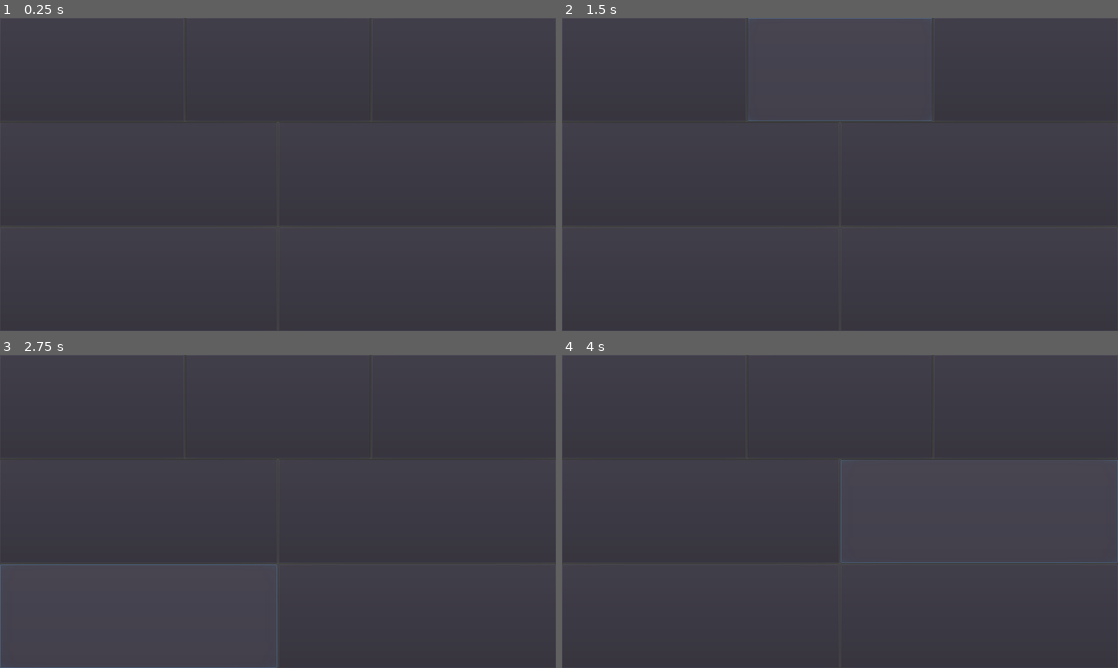
Above: before the commit, frames 1-4 (two rows, left to right).
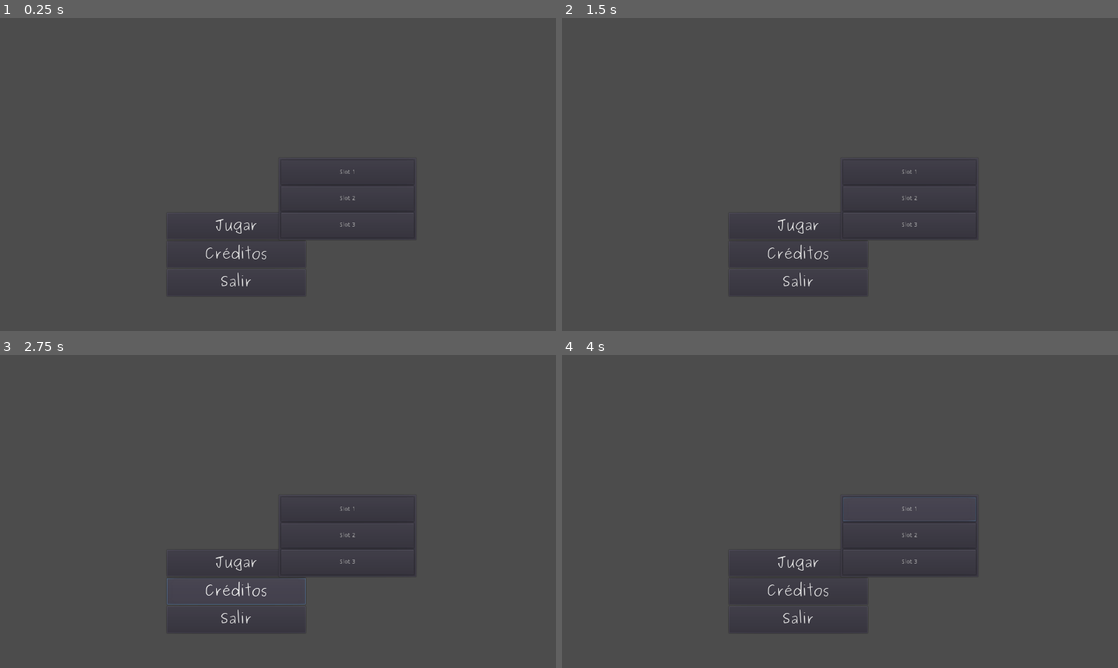
Above: after the commit, the same moments.

Repository: Glioce/Godot_examples
Game: Godot game, scene res://Scenes/MainMenu.tscn
Two runs of this game, one before a commit and one after it. Both use one fixed random seed, a clock stepped at 60 frames per second and the inputs below. Before the commit the project has no main scene; this scene is started directly in both runs. The engine's default icon, where the game draws it, is replaced by a stand-in: a white triangle on a blue panel in a dark square.
Inputs (mouse positions are in pixels of both pictures, inside the frame that each line leads up to):
- Up to frame 1 (0.25 s): no input
- Up to frame 2 (1.5 s): click (656, 68) at 0.52 s; click (840, 68) at 1.27 s
- Up to frame 3 (2.75 s): click (233, 589) at 2 s, where only the run after the commit has a clickable "Créditos"
- Up to frame 4 (4 s): click (1023, 405) at 2.77 s; click (906, 508) at 3.5 s, where only the run after the commit has a clickable "Slot 1"

The runs differ from the first frame. In frame 1, 0.6% of the frame differs, in the area x 2-98%, y 5-86%; in frame 2, 0.7%; in frame 3, 1.0%, in the area x 0-98%, y 5-100%; in frame 4, 1.0%.

Commit message:
test scene change fonts and simple move

Diff:
--- a/n19_00/Scenes/MainMenu.tscn
+++ b/n19_00/Scenes/MainMenu.tscn
@@ -1,81 +1,83 @@
-[gd_scene format=2]
+[gd_scene load_steps=3 format=2]
+
+[ext_resource path="res://Scripts/MainMenu.gd" type="Script" id=1]
+[ext_resource path="res://button_theme.tres" type="Theme" id=2]
 
 [node name="Control" type="Control"]
 anchor_right = 1.0
 anchor_bottom = 1.0
+script = ExtResource( 1 )
 __meta__ = {
 "_edit_use_anchors_": false
 }
 
-[node name="VBoxContainer" type="VBoxContainer" parent="."]
-anchor_right = 1.0
-anchor_bottom = 1.0
+[node name="Menu" type="VBoxContainer" parent="."]
+margin_left = 384.0
+margin_top = 448.0
+margin_right = 704.0
+margin_bottom = 640.0
 __meta__ = {
 "_edit_use_anchors_": false
 }
 
-[node name="HBoxContainer" type="HBoxContainer" parent="VBoxContainer"]
-margin_right = 1280.0
-margin_bottom = 237.0
-size_flags_horizontal = 3
+[node name="ButtonPlay" type="Button" parent="Menu"]
+margin_right = 320.0
+margin_bottom = 61.0
 size_flags_vertical = 3
+theme = ExtResource( 2 )
+text = "Jugar"
 
-[node name="Button" type="Button" parent="VBoxContainer/HBoxContainer"]
-margin_right = 424.0
-margin_bottom = 237.0
-size_flags_horizontal = 3
+[node name="ButtonCredits" type="Button" parent="Menu"]
+margin_top = 65.0
+margin_right = 320.0
+margin_bottom = 126.0
 size_flags_vertical = 3
+theme = ExtResource( 2 )
+text = "Créditos"
 
-[node name="Button2" type="Button" parent="VBoxContainer/HBoxContainer"]
-margin_left = 428.0
-margin_right = 852.0
-margin_bottom = 237.0
-size_flags_horizontal = 3
+[node name="ButtonExit" type="Button" parent="Menu"]
+margin_top = 130.0
+margin_right = 320.0
+margin_bottom = 192.0
 size_flags_vertical = 3
+theme = ExtResource( 2 )
+text = "Salir"
 
-[node name="Button3" type="Button" parent="VBoxContainer/HBoxContainer"]
-margin_left = 856.0
-margin_right = 1280.0
-margin_bottom = 237.0
-size_flags_horizontal = 3
+[node name="Slots" type="PanelContainer" parent="."]
+margin_left = 640.0
+margin_top = 320.0
+margin_right = 960.0
+margin_bottom = 512.0
+__meta__ = {
+"_edit_use_anchors_": false
+}
+
+[node name="VBoxContainer" type="VBoxContainer" parent="Slots"]
+margin_left = 7.0
+margin_top = 7.0
+margin_right = 313.0
+margin_bottom = 185.0
+
+[node name="ButtonSlot1" type="Button" parent="Slots/VBoxContainer"]
+margin_right = 306.0
+margin_bottom = 56.0
 size_flags_vertical = 3
+text = "Slot 1"
 
-[node name="HBoxContainer2" type="HBoxContainer" parent="VBoxContainer"]
-margin_top = 241.0
-margin_right = 1280.0
-margin_bottom = 478.0
-size_flags_horizontal = 3
+[node name="ButtonSlot2" type="Button" parent="Slots/VBoxContainer"]
+margin_top = 60.0
+margin_right = 306.0
+margin_bottom = 117.0
 size_flags_vertical = 3
+text = "Slot 2"
 
-[node name="Button" type="Button" parent="VBoxContainer/HBoxContainer2"]
-margin_right = 638.0
-margin_bottom = 237.0
-size_flags_horizontal = 3
+[node name="ButtonSlot3" type="Button" parent="Slots/VBoxContainer"]
+margin_top = 121.0
+margin_right = 306.0
+margin_bottom = 178.0
 size_flags_vertical = 3
+text = "Slot 3"
 
-[node name="Button2" type="Button" parent="VBoxContainer/HBoxContainer2"]
-margin_left = 642.0
-margin_right = 1280.0
-margin_bottom = 237.0
-size_flags_horizontal = 3
-size_flags_vertical = 3
-
-[node name="HBoxContainer3" type="HBoxContainer" parent="VBoxContainer"]
-margin_top = 482.0
-margin_right = 1280.0
-margin_bottom = 720.0
-size_flags_horizontal = 3
-size_flags_vertical = 3
-
-[node name="Button" type="Button" parent="VBoxContainer/HBoxContainer3"]
-margin_right = 638.0
-margin_bottom = 238.0
-size_flags_horizontal = 3
-size_flags_vertical = 3
-
-[node name="Button2" type="Button" parent="VBoxContainer/HBoxContainer3"]
-margin_left = 642.0
-margin_right = 1280.0
-margin_bottom = 238.0
-size_flags_horizontal = 3
-size_flags_vertical = 3
+[connection signal="pressed" from="Menu/ButtonPlay" to="." method="_on_ButtonPlay_pressed"]
+[connection signal="pressed" from="Menu/ButtonCredits" to="." method="_on_ButtonCredits_pressed"]
+[connection signal="pressed" from="Menu/ButtonExit" to="." method="_on_ButtonExit_pressed"]
--- /dev/null
+++ b/n19_00/Scenes/West.tscn
@@ -0,0 +1,25 @@
+[gd_scene load_steps=4 format=2]
+
+[ext_resource path="res://icon.png" type="Texture" id=1]
+[ext_resource path="res://Scripts/Player.gd" type="Script" id=2]
+
+[sub_resource type="RectangleShape2D" id=1]
+extents = Vector2( 32, 32 )
+
+[node name="Node2D" type="Node2D"]
+
+[node name="Player" type="Area2D" parent="."]
+position = Vector2( 640, 320 )
+script = ExtResource( 2 )
+__meta__ = {
+"_edit_group_": true
+}
+
+[node name="CollisionShape2D" type="CollisionShape2D" parent="Player"]
+position = Vector2( 32, 32 )
+shape = SubResource( 1 )
+
+[node name="Sprite" type="Sprite" parent="Player"]
+position = Vector2( 32, 32 )
+scale = Vector2( 1, 1 )
+texture = ExtResource( 1 )
--- /dev/null
+++ b/n19_00/Scripts/MainMenu.gd
@@ -0,0 +1,29 @@
+extends Control
+
+
+# Declare member variables here. Examples:
+# var a = 2
+# var b = "text"
+
+
+# Called when the node enters the scene tree for the first time.
+func _ready():
+	pass # Replace with function body.
+
+
+# Called every frame. 'delta' is the elapsed time since the previous frame.
+#func _process(delta):
+#	pass
+
+
+func _on_ButtonPlay_pressed():
+	print("Play pressed")
+	get_tree().change_scene("res://Scenes/West.tscn")
+
+
+func _on_ButtonCredits_pressed():
+	print("Credits pressed")
+
+
+func _on_ButtonExit_pressed():
+	print("Exit pressed")
--- /dev/null
+++ b/n19_00/Scripts/Player.gd
@@ -0,0 +1,28 @@
+extends Area2D
+
+
+# Declare member variables here. Examples:
+# var a = 2
+# var b = "text"
+var v = 2 # walking speed
+
+
+# Called when the node enters the scene tree for the first time.
+func _ready():
+	pass # Replace with function body.
+
+
+# Called every frame. 'delta' is the elapsed time since the previous frame.
+#func _process(delta):
+#	pass
+
+
+func _physics_process(_delta):
+	if Input.is_action_pressed("ui_right"):
+		self.position.x += v
+	if Input.is_action_pressed("ui_left"):
+		self.position.x -= v
+	if Input.is_action_pressed("ui_down"):
+		self.position.y += v
+	if Input.is_action_pressed("ui_up"):
+		self.position.y -= v
--- /dev/null
+++ b/n19_00/button_theme.tres
@@ -0,0 +1,10 @@
+[gd_resource type="Theme" load_steps=3 format=2]
+
+[ext_resource path="res://Purisa, Regular.ttf" type="DynamicFontData" id=1]
+
+[sub_resource type="DynamicFont" id=1]
+size = 32
+font_data = ExtResource( 1 )
+
+[resource]
+default_font = SubResource( 1 )
--- a/n19_00/project.godot
+++ b/n19_00/project.godot
@@ -12,6 +12,7 @@
 
 config/name="n19_00"
 config/description="Juego de Navidad"
+run/main_scene="res://Scenes/MainMenu.tscn"
 config/icon="res://icon.png"
 
 [display]
@@ -20,6 +21,37 @@
 window/size/height=720
 window/stretch/mode="2d"
 window/stretch/aspect="keep"
+
+[input]
+
+ui_left={
+"deadzone": 0.5,
+"events": [ Object(InputEventKey,"resource_local_to_scene":false,"resource_name":"","device":0,"alt":false,"shift":false,"control":false,"meta":false,"command":false,"pressed":false,"scancode":16777231,"physical_scancode":0,"unicode":0,"echo":false,"script":null)
+, Object(InputEventJoypadButton,"resource_local_to_scene":false,"resource_name":"","device":0,"button_index":14,"pressure":0.0,"pressed":false,"script":null)
+, Object(InputEventKey,"resource_local_to_scene":false,"resource_name":"","device":0,"alt":false,"shift":false,"control":false,"meta":false,"command":false,"pressed":false,"scancode":65,"physical_scancode":0,"unicode":0,"echo":false,"script":null)
+ ]
+}
+ui_right={
+"deadzone": 0.5,
+"events": [ Object(InputEventKey,"resource_local_to_scene":false,"resource_name":"","device":0,"alt":false,"shift":false,"control":false,"meta":false,"command":false,"pressed":false,"scancode":16777233,"physical_scancode":0,"unicode":0,"echo":false,"script":null)
+, Object(InputEventJoypadButton,"resource_local_to_scene":false,"resource_name":"","device":0,"button_index":15,"pressure":0.0,"pressed":false,"script":null)
+, Object(InputEventKey,"resource_local_to_scene":false,"resource_name":"","device":0,"alt":false,"shift":false,"control":false,"meta":false,"command":false,"pressed":false,"scancode":68,"physical_scancode":0,"unicode":0,"echo":false,"script":null)
+ ]
+}
+ui_up={
+"deadzone": 0.5,
+"events": [ Object(InputEventKey,"resource_local_to_scene":false,"resource_name":"","device":0,"alt":false,"shift":false,"control":false,"meta":false,"command":false,"pressed":false,"scancode":16777232,"physical_scancode":0,"unicode":0,"echo":false,"script":null)
+, Object(InputEventJoypadButton,"resource_local_to_scene":false,"resource_name":"","device":0,"button_index":12,"pressure":0.0,"pressed":false,"script":null)
+, Object(InputEventKey,"resource_local_to_scene":false,"resource_name":"","device":0,"alt":false,"shift":false,"control":false,"meta":false,"command":false,"pressed":false,"scancode":87,"physical_scancode":0,"unicode":0,"echo":false,"script":null)
+ ]
+}
+ui_down={
+"deadzone": 0.5,
+"events": [ Object(InputEventKey,"resource_local_to_scene":false,"resource_name":"","device":0,"alt":false,"shift":false,"control":false,"meta":false,"command":false,"pressed":false,"scancode":16777234,"physical_scancode":0,"unicode":0,"echo":false,"script":null)
+, Object(InputEventJoypadButton,"resource_local_to_scene":false,"resource_name":"","device":0,"button_index":13,"pressure":0.0,"pressed":false,"script":null)
+, Object(InputEventKey,"resource_local_to_scene":false,"resource_name":"","device":0,"alt":false,"shift":false,"control":false,"meta":false,"command":false,"pressed":false,"scancode":83,"physical_scancode":0,"unicode":0,"echo":false,"script":null)
+ ]
+}
 
 [physics]
 
Binary file added: n19_00/Purisa, Regular.ttf
